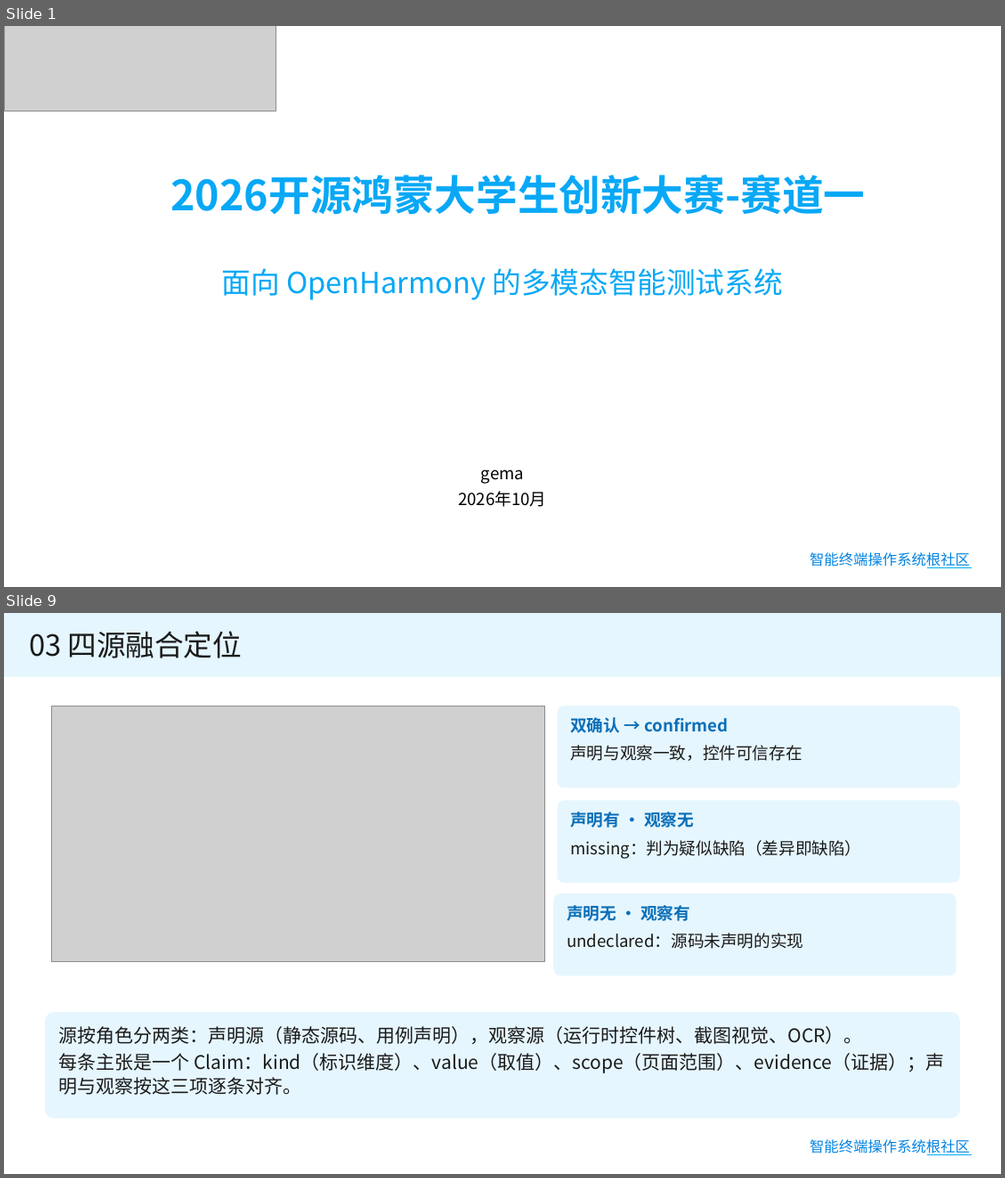
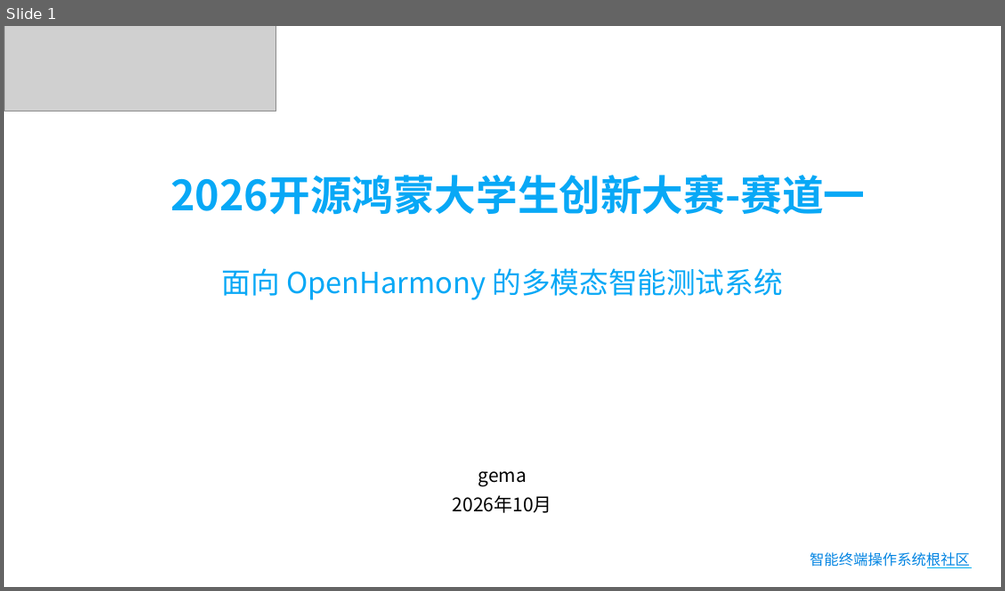
Before and after one commit to gema-secure/ohauto, a slide deck: 提交材料/03-答辩PPT.pptx. Shown one above the other, each under a label of ours: slides 1 and 9 before the commit, slide 1 after it; the slides between them are not shown. The pictures are 1005x1178 and 1005x591 pixels, drawn with LibreOffice and Linux fonts; fonts in the diff are those of the drawing; grey boxes stand for pictures; background and template pictures are left out. Boxes give left, top, right and bottom in pixels: in the first picture for what was removed or moved away, otherwise in the second. Text is boxed around its words. In the diff, an @@ line names an element or a change of style, - is before the commit and + after.

```diff
--- a/提交材料/03-答辩PPT.pptx
+++ b/提交材料/03-答辩PPT.pptx
@@ slide 9 removed at <box>4,613,1001,1174</box>, background #FFFFFF; not listed: 2 template elements that a slide beside it also shows @@
@@ rectangle removed at <box>4,613,1001,676</box> @@
@@ text removed at <box>29,631,243,658</box> @@
-03 四源融合定位
@@ picture removed at <box>51,706,544,962</box> @@
@@ rounded rectangle removed at <box>558,706,960,788</box> @@
-双确认 → confirmed
-声明与观察一致，控件可信存在
@@ rounded rectangle removed at <box>558,800,960,882</box> @@
-声明有 · 观察无
-missing：判为疑似缺陷（差异即缺陷）
@@ rounded rectangle removed at <box>554,893,956,976</box> @@
-声明无 · 观察有
-undeclared：源码未声明的实现
@@ rounded rectangle removed at <box>45,1012,960,1118</box> @@
-源按角色分两类：声明源（静态源码、用例声明），观察源（运行时控件树、截图视觉、OCR）。
-每条主张是一个 Claim：kind（标识维度）、value（取值）、scope（页面范围）、evidence（证据）；声明与观察按这三项逐条对齐。
@@ slide 1 changed as well @@
@@ text "gema" at <box>453,471,552,513</box>: size 16 to 18 pt @@
```
Also in this commit, not shown: 1 other slide changed, 12 slides added, 19 other slides removed, 1 other file.
